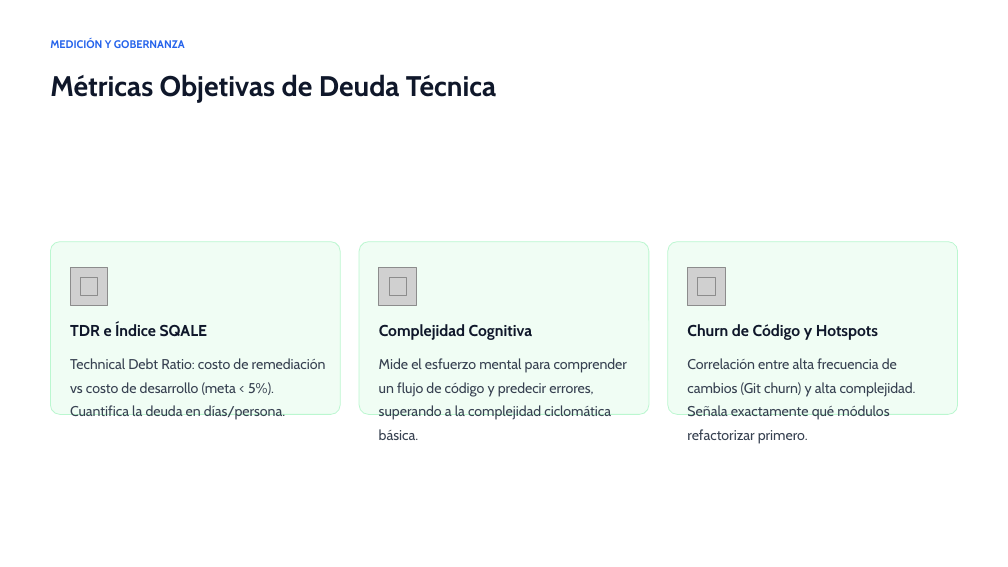
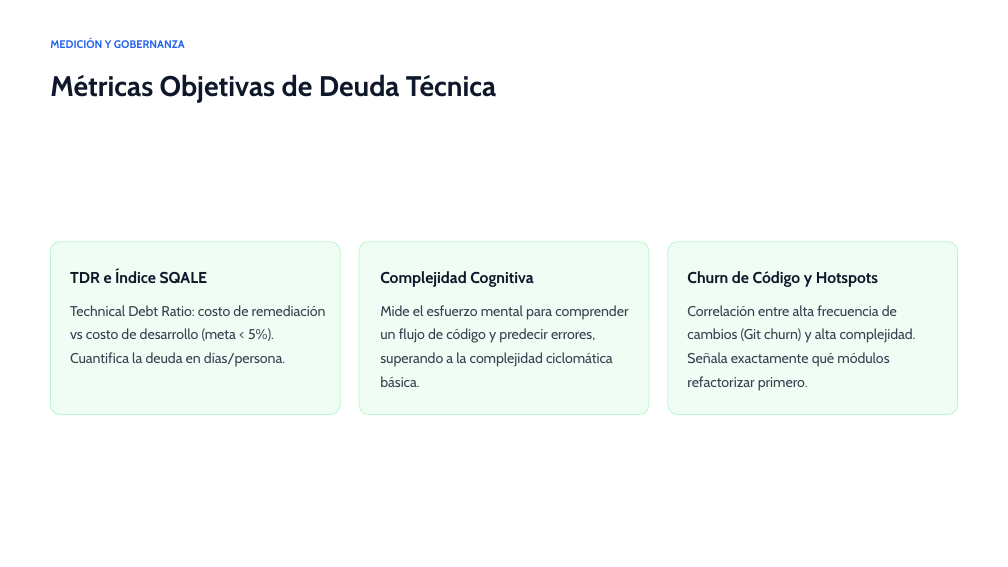
Before and after one commit to AndUm423/deuda_tecnica, a slide deck: slide 8 of Deuda Técnica en Software.pptx. Drawn at 1008x567 pixels with LibreOffice and Linux fonts; fonts in the diff are those of the drawing; grey boxes stand for pictures. Boxes give left, top, right and bottom in pixels: in the first picture for what was removed or moved away, otherwise in the second. Text is boxed around its words. In the diff, an @@ line names an element or a change of style, - is before the commit and + after.

```diff
--- a/Deuda Técnica en Software.pptx
+++ b/Deuda Técnica en Software.pptx
@@ picture removed at box(70, 268, 108, 306) @@
@@ picture removed at box(379, 268, 417, 306) @@
@@ 6 texts: place and size @@
-6 texts at box(70, 323, 916, 444)
+6 texts at box(70, 269, 916, 390)
@@ picture removed at box(687, 268, 725, 306) @@
@@ picture removed at box(80, 278, 98, 296) @@
@@ picture removed at box(389, 278, 407, 296) @@
@@ picture removed at box(698, 278, 715, 296) @@
```
Also in this commit, not shown: 3 other slides changed, 3 other files.
